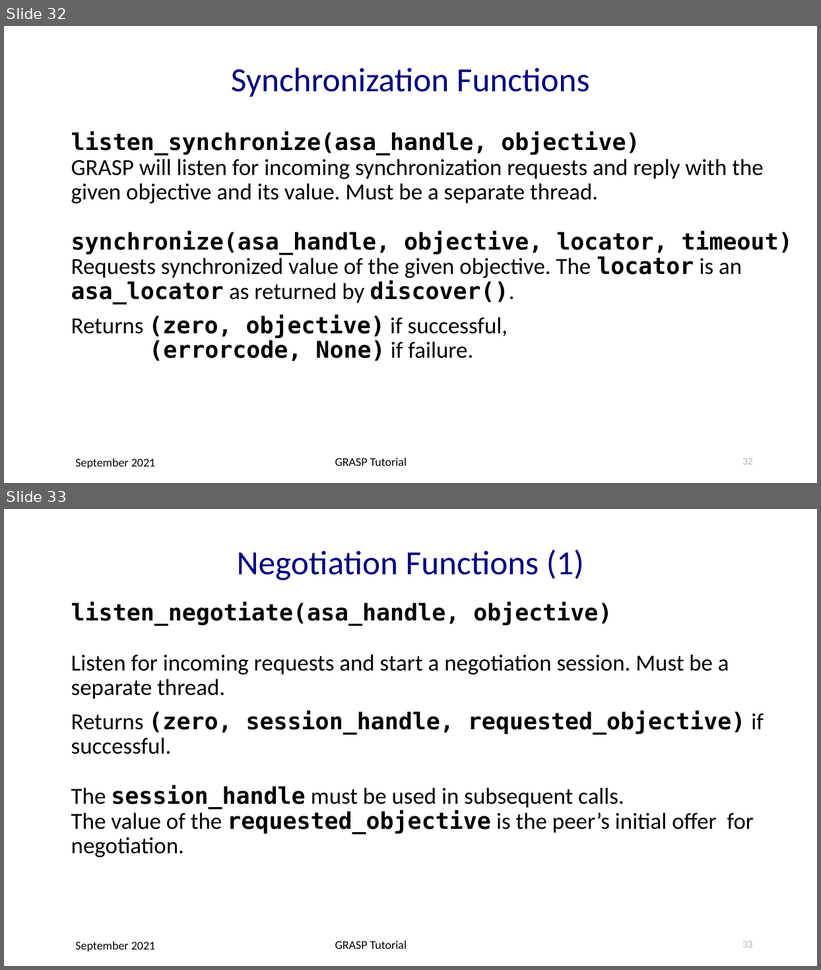
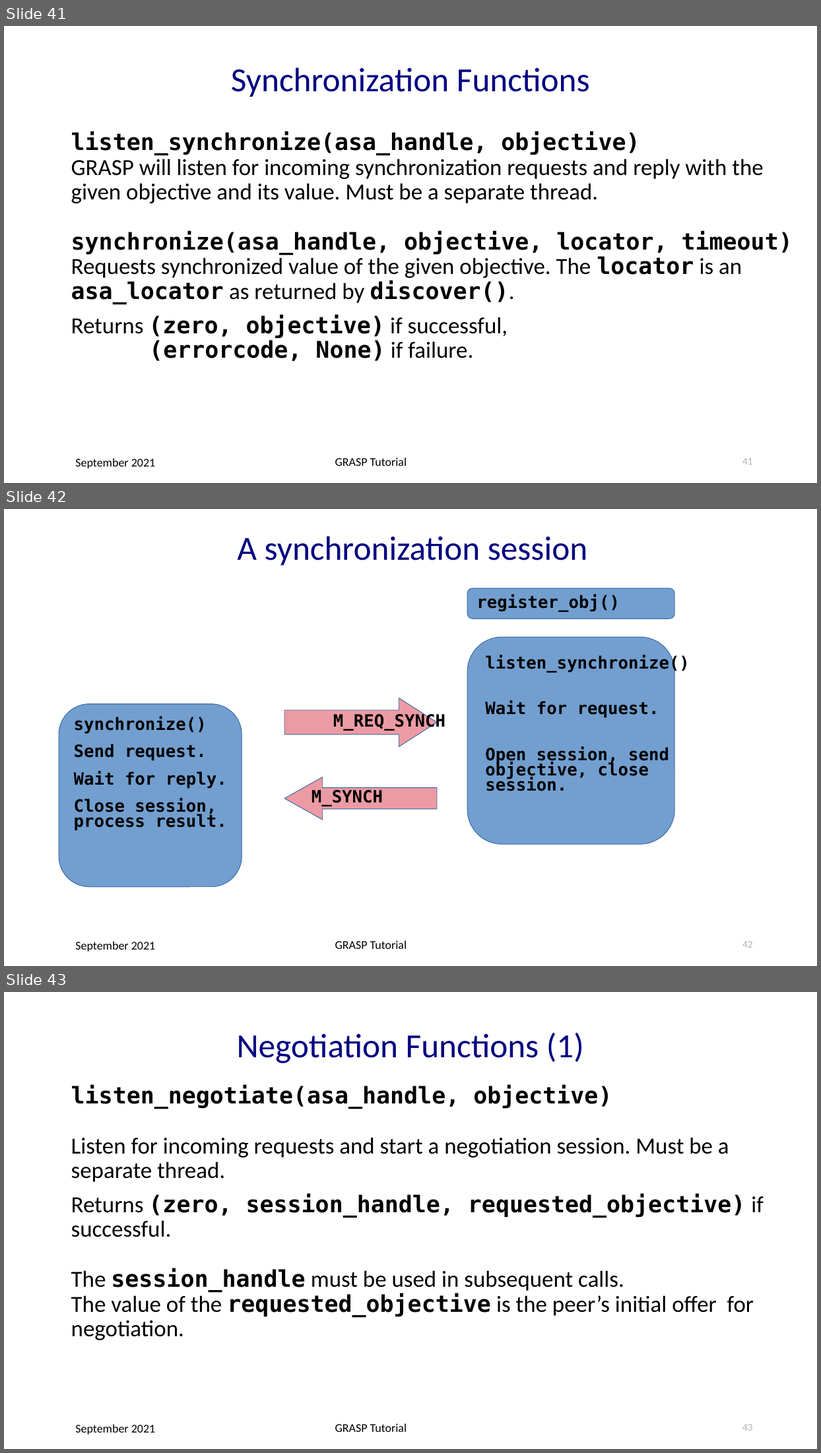
Before and after one commit to becarpenter/graspdoc, a slide deck: GRASP-tutorial.ppt. Shown one above the other, each under a label of ours: slides 32 and 33 before the commit, slides 41, 42 and 43 after it. The pictures are 821x970 and 821x1453 pixels, drawn with LibreOffice and Linux fonts; fonts in the diff are those of the drawing. Boxes give left, top, right and bottom in pixels: in the first picture for what was removed or moved away, otherwise in the second. Text is boxed around its words. In the diff, an @@ line names an element or a change of style, - is before the commit and + after.

```diff
--- a/GRASP-tutorial.ppt
+++ b/GRASP-tutorial.ppt
@@ slide 42 added at [4, 509, 817, 966], background #FFFFFF; not listed: 2 template elements that a slide beside it also shows @@
@@ title added at [237, 536, 587, 566], 40 pt, text #000080 @@
+A synchronization session
@@ rounded rectangle added at [467, 588, 675, 619], fill #729FCF, outline #3465A4 0.74 pt, 20 pt, text #000000, bold @@
+register_obj()
@@ rounded rectangle added at [467, 637, 675, 844], fill #729FCF, outline #3465A4 0.74 pt, 20 pt, text #000000, bold @@
+listen_synchronize()
+Wait for request.
+Open session, send
+objective, close
+session.
@@ rounded rectangle added at [59, 704, 242, 887], fill #729FCF, outline #3465A4 0.74 pt, 20 pt, text #000000, bold @@
+synchronize()
+Send request.
+Wait for reply.
+Close session,
+process result.
@@ right arrow added at [284, 698, 437, 747], fill #EC9BA4, outline #3465A4 0.74 pt, 20 pt, text #000000, bold @@
+M_REQ_SYNCH
@@ left arrow added at [284, 777, 437, 820], fill #EC9BA4, outline #3465A4 0.74 pt, 20 pt, text #000000, bold @@
+M_SYNCH
@@ page number added at [743, 941, 753, 948], 12 pt, text #B2B2B2 @@
+42
@@ what was slide 32 is now slide 41 @@
@@ page number at [743, 458, 753, 465]: text changed @@
-32
+41
@@ what was slide 33 is now slide 43 @@
@@ page number at [743, 1424, 753, 1431]: text changed @@
-33
+43
```
Also in this commit, not shown: 4 slides changed, 11 other slides added, 2 other files.
